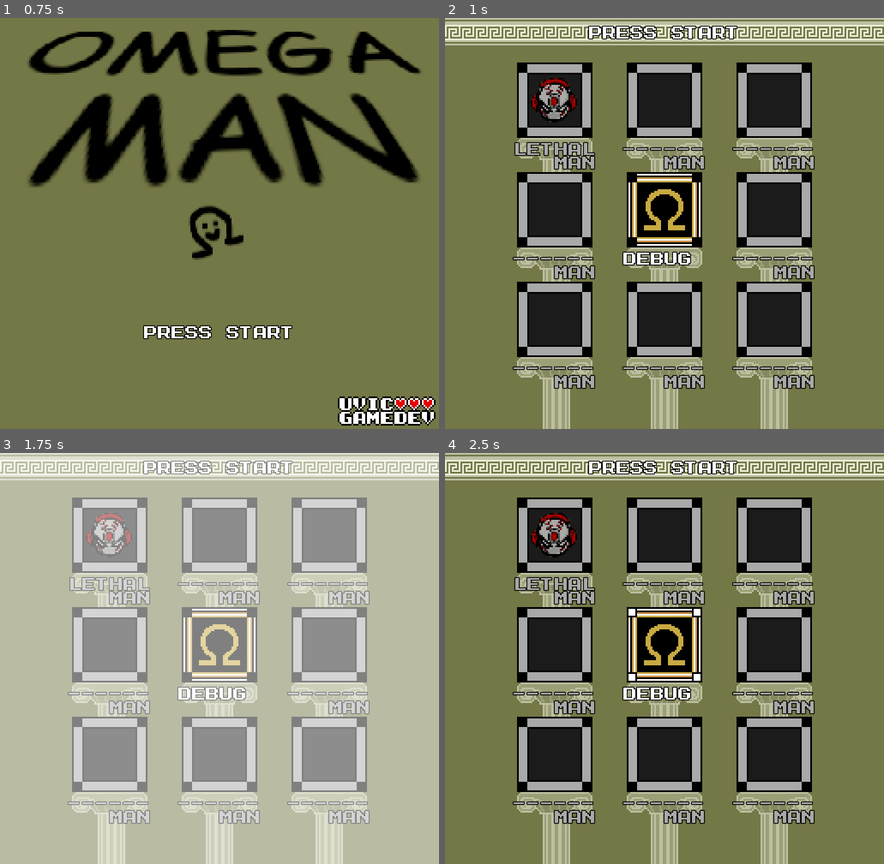
Above: before the commit, frames 1-4 (two rows, left to right).
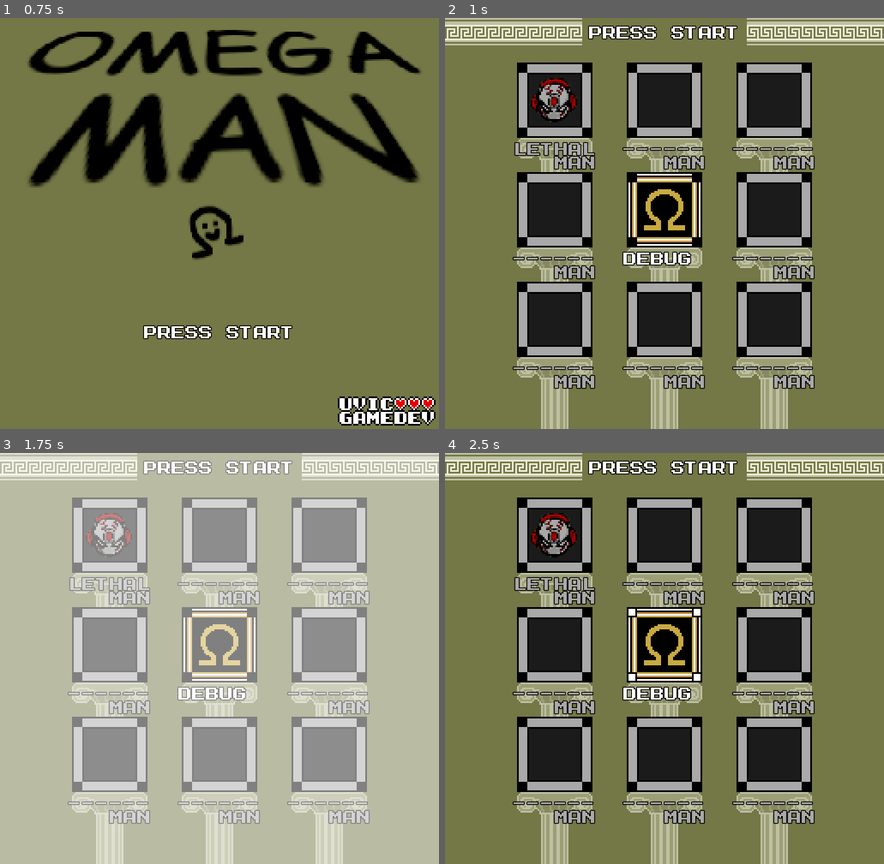
Above: after the commit, the same moments.

Repository: UVGDClub/OMega_Man
Game: Godot game, scene res://scenes/Title Screen/title_screen.tscn
The game is run twice, just before and just after one commit, with the same random seed, the same clock (stepped at 60 frames per second) and the same inputs.
Inputs:
- Up to frame 1 (0.75 s): tap Enter at 0.5 s; hold D (move_right) from 0.53 s (still down); tap K (act_shoot) at 0.6 s
- Up to frame 2 (1 s): keep holding D (move_right); tap Space (act_jump) at 0.77 s
- Up to frame 3 (1.75 s): keep holding D (move_right); tap Enter at 1.25 s; tap K (act_shoot) at 1.35 s; tap Space (act_jump) at 1.52 s
- Up to frame 4 (2.5 s): tap Enter at 2 s; release D (move_right) at 2.03 s; hold A (move_left) from 2.03 s (still down); tap K (act_shoot) at 2.1 s

Frame 1 is identical in both runs. In frame 2, 2.6% of the frame differs, in the area x 0-100%, y 0-100%; in frame 3, 2.0%; in frame 4, 2.6%.

Commit message:
fix level select bg

Diff:
--- a/scenes/level_test.tscn
+++ b/scenes/level_test.tscn
@@ -164,6 +164,11 @@
 scale = Vector2(1, 5.5)
 restrict_to_area = Vector2(-384, 272)
 
+[node name="Camera_Restrictor_spawn3" parent="triggers" instance=ExtResource("12_hs32p")]
+position = Vector2(224, 24)
+scale = Vector2(1.5, 1)
+restrict_to_area = Vector2(-384, 272)
+
 [node name="Camera_Restrictor_spawn2" parent="triggers" instance=ExtResource("12_hs32p")]
 position = Vector2(-432, 144)
 restrict_to_area = Vector2(-640, -384)
Binary file changed: scenes/level_select/select_concept_bg.png
